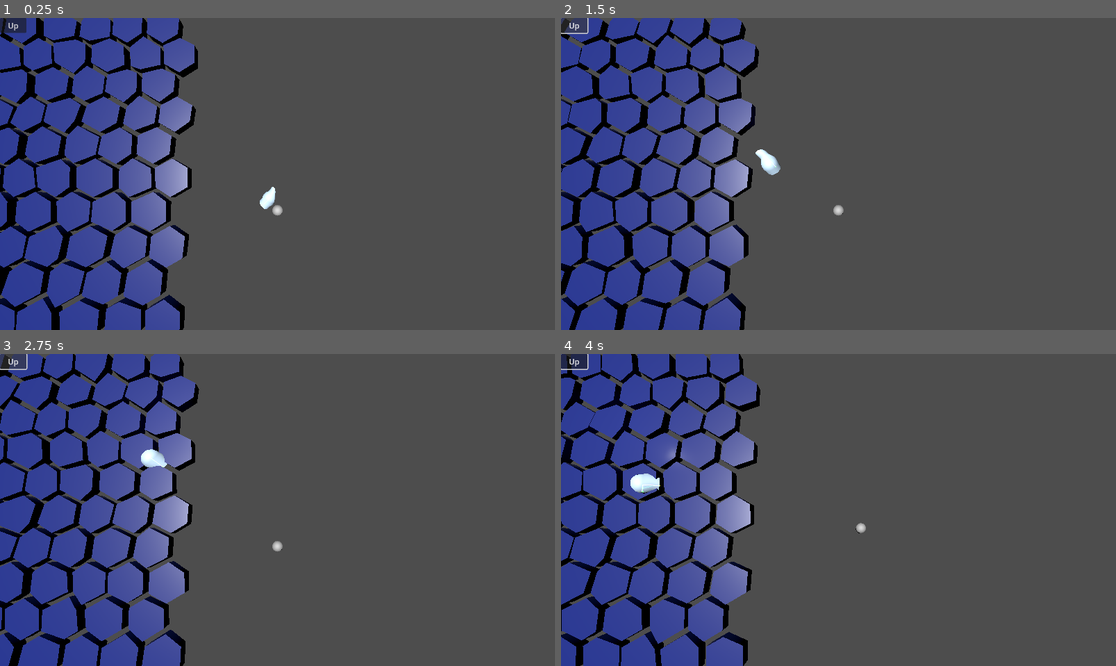
Above: before the commit, frames 1-4 (two rows, left to right).
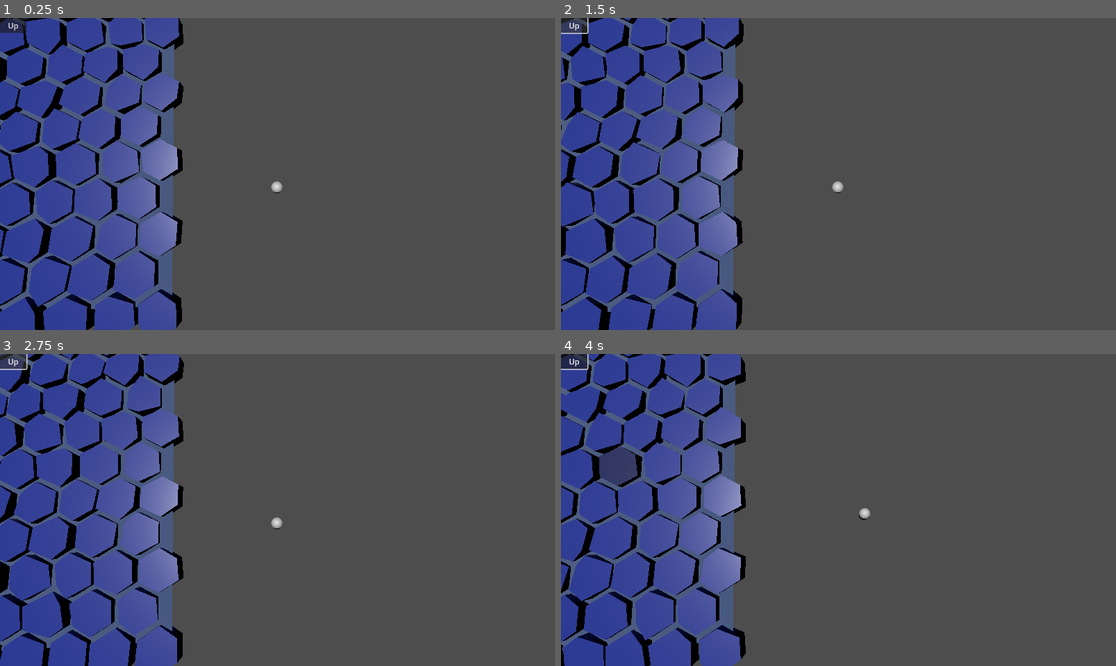
Above: after the commit, the same moments.

Repository: BinRoot/ludum-dare-58
Game: Godot game, scene res://Scenes/world.tscn
Same seed, same stepped clock (60 frames per second), same inputs: the game is played once before the commit and once after it.
Inputs (mouse positions are in pixels of both pictures, inside the frame that each line leads up to):
- Up to frame 1 (0.25 s): no input
- Up to frame 2 (1.5 s): click "Up" at 0.5 s; click "Up" at 1.25 s
- Up to frame 3 (2.75 s): click "Up" at 2 s
- Up to frame 4 (4 s): move the mouse to (960, 494) at 2.77 s; click (960, 494) at 2.92 s; move the mouse to (727, 525) at 3.52 s; click (727, 525) at 3.67 s

The runs differ from the first frame. In frame 1, 15% of the frame differs, in the area x 0-51%, y 0-100%; in frame 2, 15%; in frame 3, 15%; in frame 4, 16%, in the area x 0-56%, y 0-100%.

Commit message:
fish looks better under water

Diff:
--- a/Scenes/fish.gd
+++ b/Scenes/fish.gd
@@ -66,7 +66,7 @@
 @export var base_complexity: float = 5.0  # Graph with 4 nodes = 1.0 scale
 
 @export_group("Debug")
-@export var debug_mode: bool = true
+@export var debug_mode: bool = false
 @export var debug_spine_color: Color = Color(1.0, 0.0, 0.0)
 @export var debug_node_color: Color = Color(0.0, 1.0, 0.0)
 @export var debug_edge_color: Color = Color(0.0, 0.5, 1.0)
--- a/Scenes/fish.tscn
+++ b/Scenes/fish.tscn
@@ -8,10 +8,6 @@
 
 [node name="Camera3D" type="Camera3D" parent="."]
 transform = Transform3D(1, 0, 0, 0, 1, 0, 0, 0, 1, 0, 0, 3.3356924)
-
-[node name="OmniLight3D" type="OmniLight3D" parent="."]
-transform = Transform3D(1, 0, 0, 0, 1, 0, 0, 0, 1, 0, 6.332326, 6.0395727)
-omni_range = 11.913473
 
 [node name="Control" type="Control" parent="."]
 layout_mode = 3
--- a/Scenes/sea_tile.gd
+++ b/Scenes/sea_tile.gd
@@ -1,27 +1,84 @@
 extends Node3D
 
 @onready var mesh_instance: MeshInstance3D = $MeshInstance3D
+var material: ShaderMaterial
+var fish_ref: Node3D = null
+var hex_radius: float = 2.0  # Must match the radius used in _ready
+var is_hovered: bool = false
 
 # Attach to a Node3D, or run in an editor utility script
 func _ready():
-  var radius := 2            # hex face "radius" (center to corner)
-  var length := 1.0           # how long you want it
-  var mesh := CylinderMesh.new()
-  mesh.top_radius = radius
-  mesh.bottom_radius = radius
-  mesh.height = length
-  mesh.radial_segments = 6     # <- hexagon
-  mesh.rings = 10              # more segments for smoother waves
-  mesh.cap_top = true
-  mesh.cap_bottom = true
-  #mesh.smooth_faces = false    # crisp, flat hex sides (no rounding)
+	var radius := 2            # hex face "radius" (center to corner)
+	var length := 1.0           # how long you want it
+	var mesh := CylinderMesh.new()
+	mesh.top_radius = radius
+	mesh.bottom_radius = radius
+	mesh.height = length
+	mesh.radial_segments = 6     # <- hexagon
+	mesh.rings = 10              # more segments for smoother waves
+	mesh.cap_top = true
+	mesh.cap_bottom = true
+	#mesh.smooth_faces = false    # crisp, flat hex sides (no rounding)
 
-  var mi := MeshInstance3D.new()
-  mi.mesh = mesh
-  add_child(mi)
+	var mi := MeshInstance3D.new()
+	mi.mesh = mesh
+	add_child(mi)
 
-  # Apply wave shader
-  var shader = load("res://Scenes/sea_wave.gdshader")
-  var mat := ShaderMaterial.new()
-  mat.shader = shader
-  mi.set_surface_override_material(0, mat)
+	# Apply wave shader
+	var shader = load("res://Scenes/sea_wave.gdshader")
+	material = ShaderMaterial.new()
+	material.shader = shader
+	mi.set_surface_override_material(0, material)
+
+	# Setup mouse input detection
+	var static_body = StaticBody3D.new()
+	static_body.input_ray_pickable = true
+	# Ensure it's on a collision layer that's checked
+	static_body.collision_layer = 1
+	static_body.collision_mask = 0
+	add_child(static_body)
+
+	var collision = CollisionShape3D.new()
+	var shape = CylinderShape3D.new()
+	shape.radius = radius * 1.1  # Slightly larger for better detection
+	shape.height = length * 1.5
+	collision.shape = shape
+	collision.position.y = 0.25  # Slightly above center
+	static_body.add_child(collision)
+
+	# Connect mouse signals
+	static_body.mouse_entered.connect(_on_mouse_entered)
+	static_body.mouse_exited.connect(_on_mouse_exited)
+
+func set_fish(fish: Node3D):
+	fish_ref = fish
+
+func _process(_delta):
+	if material:
+		# Update hover highlight
+		material.set_shader_parameter("hover_highlight", 1.0 if is_hovered else 0.0)
+
+		if fish_ref:
+			# Calculate if fish is near this tile
+			var tile_pos = global_position
+			var fish_pos = fish_ref.global_position
+
+			# Calculate distance in x,z plane
+			var dx = fish_pos.x - tile_pos.x
+			var dz = fish_pos.z - tile_pos.z
+			var dist_xz = sqrt(dx * dx + dz * dz)
+
+			# Check if fish is within hex radius and near the tile's Y level
+			var is_under = 0.0
+			var y_diff = abs(fish_pos.y - tile_pos.y)
+			if dist_xz < hex_radius and y_diff < 3.0:  # Within 3 units vertically
+				# Calculate shadow intensity based on distance (center = darker, edge = lighter)
+				is_under = 1.0 - (dist_xz / hex_radius)
+
+			material.set_shader_parameter("fish_under", is_under)
+
+func _on_mouse_entered():
+	is_hovered = true
+
+func _on_mouse_exited():
+	is_hovered = false
--- a/Scenes/sea_wave.gdshader
+++ b/Scenes/sea_wave.gdshader
@@ -6,8 +6,19 @@
 uniform vec3 wave_direction = vec3(1.0, 0.0, 1.0);
 uniform vec4 water_color : source_color = vec4(0.07, 0.14, 0.47, 1.0);
 uniform float roughness : hint_range(0.0, 1.0) = 0.3;
+uniform float fish_under : hint_range(0.0, 1.0) = 0.0;
+uniform vec4 shadow_color : source_color = vec4(0.01, 0.02, 0.08, 1.0);
+uniform float shadow_intensity : hint_range(0.0, 1.0) = 0.95;
+uniform float hover_highlight : hint_range(0.0, 1.0) = 0.0;
+uniform vec4 highlight_color : source_color = vec4(0.03, 0.07, 0.01, 0.5);
+uniform float border_width : hint_range(0.0, 1.0) = 0.15;
+
+varying vec3 local_pos;
 
 void vertex() {
+	// Store local position for edge detection
+	local_pos = VERTEX;
+
 	// Get world position
 	vec3 world_pos = (MODEL_MATRIX * vec4(VERTEX, 1.0)).xyz;
 
@@ -23,8 +34,56 @@
 	VERTEX.y += total_wave;
 }
 
+// Calculate distance to nearest hexagon edge
+float hex_edge_distance(vec2 pos, float radius) {
+	// Calculate angle from center
+	float angle = atan(pos.y, pos.x);
+
+	// Normalize angle to 0-2π
+	angle = angle < 0.0 ? angle + 6.283185 : angle;
+
+	// Find which hexagon segment (0-5) we're in
+	float segment = floor(angle / 1.047198); // 2π/6 ≈ 1.047198
+
+	// Angle to nearest edge (each edge is at segment * 60°)
+	float edge_angle = segment * 1.047198 + 0.523599; // +30° to get to flat edge
+
+	// Distance from center
+	float dist = length(pos);
+
+	// Calculate distance to the edge at this angle
+	// For a regular hexagon, the apothem (perpendicular distance to edge) is r * cos(30°)
+	float apothem = radius * 0.866025; // cos(30°) ≈ 0.866025
+
+	// Distance to edge in the radial direction
+	float edge_dist = abs(dist - apothem);
+
+	// Also check angular distance to corners
+	float corner_angle = segment * 1.047198;
+	float angular_dist = min(abs(angle - corner_angle), abs(angle - (corner_angle + 1.047198)));
+
+	// Combine radial and angular distances
+	return min(edge_dist, angular_dist * dist);
+}
+
 void fragment() {
-	ALBEDO = water_color.rgb;
+	// Mix between normal water color and shadow color based on fish_under
+	vec3 final_color = mix(water_color.rgb, shadow_color.rgb, fish_under * shadow_intensity);
+
+	// Calculate edge highlighting for hover effect
+	if (hover_highlight > 0.0) {
+		// Get distance to hexagon edge in XZ plane
+		vec2 xz = vec2(local_pos.x, local_pos.z);
+		float edge_dist = hex_edge_distance(xz, 2.0); // radius is 2.0
+
+		// Create a sharp border by using smoothstep
+		float border_mask = 1.0 - smoothstep(0.0, border_width, edge_dist);
+
+		// Apply highlight only to the border
+		final_color = mix(final_color, highlight_color.rgb, hover_highlight * border_mask);
+	}
+
+	ALBEDO = final_color;
 	ROUGHNESS = roughness;
 	SPECULAR = 0.5;
 }
--- a/Scenes/world.gd
+++ b/Scenes/world.gd
@@ -8,6 +8,7 @@
 
 # Preload the sea tile scene
 var sea_tile_scene = preload("res://Scenes/sea_tile.tscn")
+var sea_tiles: Array[Node3D] = []
 
 func _ready():
 	generate_hex_grid()
@@ -33,3 +34,7 @@
 			# Center the grid around origin
 			tile.position = Vector3(x - offset_x, 0, z - offset_z) - Vector3(30, 0, 5)
 			add_child(tile)
+
+			# Set the fish reference for each tile
+			tile.set_fish(fish)
+			sea_tiles.append(tile)
--- a/Scenes/world.tscn
+++ b/Scenes/world.tscn
@@ -7,6 +7,13 @@
 [sub_resource type="BoxShape3D" id="BoxShape3D_5a7ea"]
 size = Vector3(30, 1, 30)
 
+[sub_resource type="StandardMaterial3D" id="StandardMaterial3D_5a7ea"]
+albedo_color = Color(0.049582362, 0.18022257, 0.35306874, 1)
+
+[sub_resource type="PlaneMesh" id="PlaneMesh_5a7ea"]
+material = SubResource("StandardMaterial3D_5a7ea")
+size = Vector2(30, 30)
+
 [node name="World" type="Node3D"]
 script = ExtResource("1_5a7ea")
 
@@ -14,7 +21,7 @@
 transform = Transform3D(1, 0, 0, 0, 1, 0, 0, 0, 1, 0, 1.352211, 0)
 
 [node name="Camera3D" type="Camera3D" parent="."]
-transform = Transform3D(1, 0, 0, 0, 0.120032914, 0.99276996, 0, -0.99276996, 0.120032914, 0, 21.499092, -1.1168208)
+transform = Transform3D(0.9986295, 0.051956907, -0.006287475, 0, 0.120136805, 0.9927573, 0.05233596, -0.9913968, 0.11997216, 0, 19.607, 1)
 
 [node name="DirectionalLight3D" type="DirectionalLight3D" parent="."]
 transform = Transform3D(-0.6242157, 0.77810675, -0.070034094, 0.028063513, 0.11191788, 0.99332124, 0.7807478, 0.61808133, -0.09169731, 11.046999, 14.151663, 6.8496704)
@@ -22,6 +29,8 @@
 light_specular = 3.913
 
 [node name="Fish" parent="." node_paths=PackedStringArray("bounds_shape") instance=ExtResource("3_5a7ea")]
+transform = Transform3D(1, 0, 0, 0, 1, 0, 0, 0, 1, 0, -3.2229042, 0)
+visible = false
 bounds_shape = NodePath("../Pond/CollisionShape3D")
 
 [node name="Pond" type="Area3D" parent="."]
@@ -29,3 +38,7 @@
 [node name="CollisionShape3D" type="CollisionShape3D" parent="Pond"]
 transform = Transform3D(1, 0, 0, 0, 1, 0, 0, 0, 1, -25, 0, -5)
 shape = SubResource("BoxShape3D_5a7ea")
+
+[node name="MeshInstance3D" type="MeshInstance3D" parent="Pond/CollisionShape3D"]
+mesh = SubResource("PlaneMesh_5a7ea")
+skeleton = NodePath("../..")
Not shown: 1 places in Scenes/world.tscn that only renumber resources
